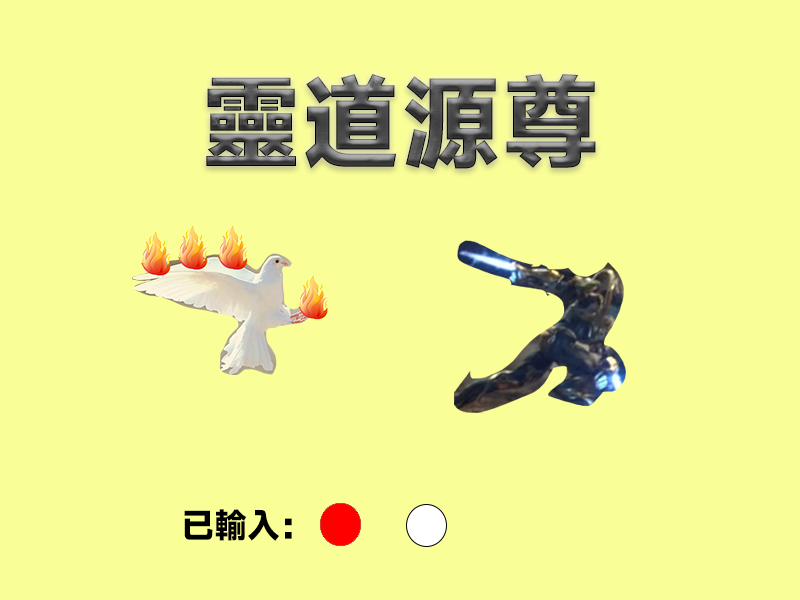
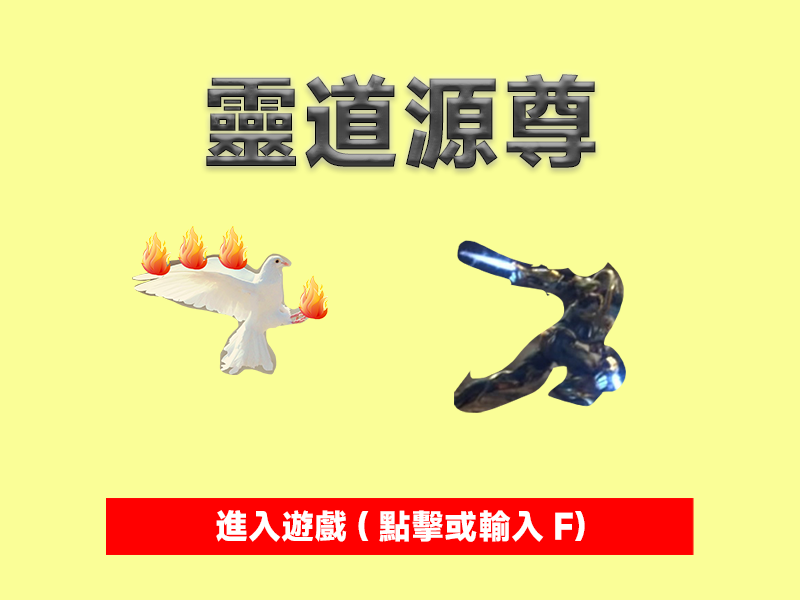
Revision of a layered 800 x 600 image; what changed, layer by layer:
hid "已輸入：" over <box>184,509,292,541</box>
hid "椭圆 1" (2nd of 3) over <box>406,504,447,547</box>
hid "椭圆 1" (3rd of 3) over <box>320,503,361,546</box>
renamed "進入遊戲(點擊或以英文輸入法輸入F)" to "進入遊戲(點擊或輸入F)", showed it, painted on it over <box>116,510,685,542</box>
showed "矩形 1" over <box>106,498,694,555</box>
